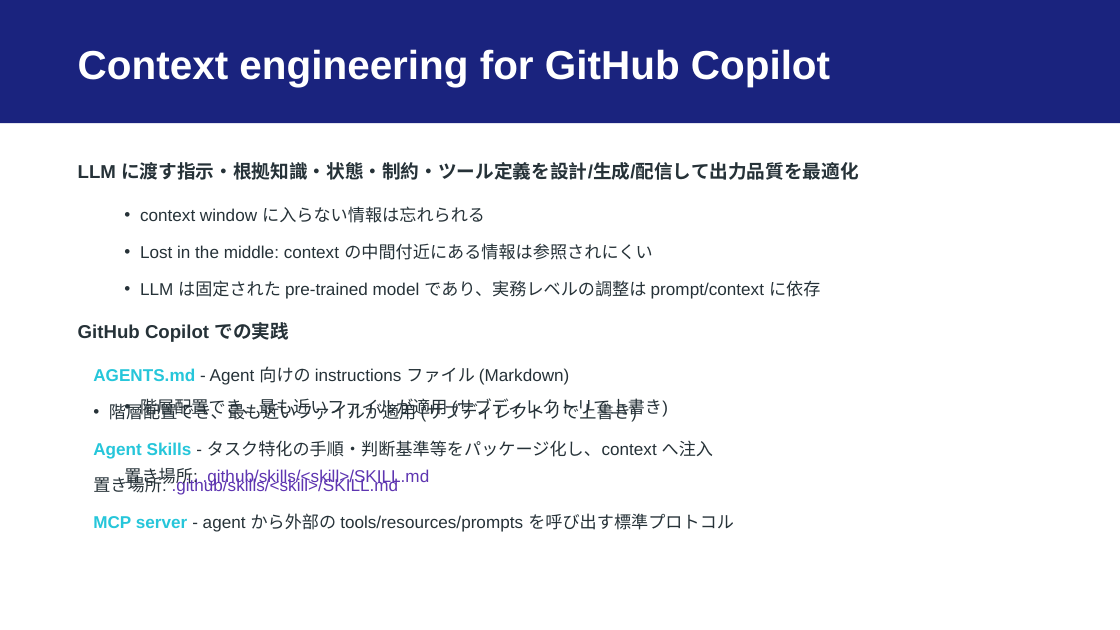
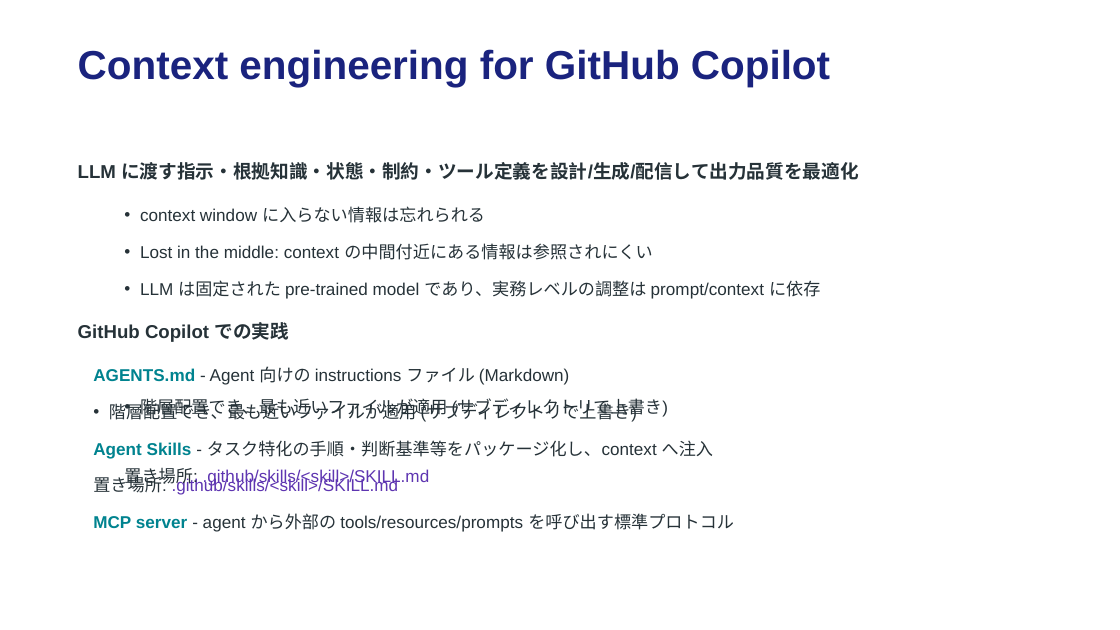
Before and after one commit to dceoy/text-to-slides-lab, a slide deck: slide 12 of workspace/github-actions-copilot.pptx. Drawn at 1120x630 pixels with LibreOffice and Linux fonts; fonts in the diff are those of the drawing. Boxes give left, top, right and bottom in pixels: in the first picture for what was removed or moved away, otherwise in the second. Text is boxed around its words. In the diff, an @@ line names an element or a change of style, - is before the commit and + after.

```diff
--- a/workspace/github-actions-copilot.pptx
+++ b/workspace/github-actions-copilot.pptx
@@ rectangle removed at (x1=0, y1=0, x2=1120, y2=123) @@
@@ text "Context engineering for GitHub Copilot" at (x1=78, y1=49, x2=830, y2=87): text colour #FFFFFF to #1A237E @@
@@ text at (x1=93, y1=366, x2=734, y2=532): text colour #26C6DA to #00838F in "AGENTS.md", "Agent Skills", "MCP server" @@
```
Also in this commit, not shown: 13 other slides changed, 16 other files.
